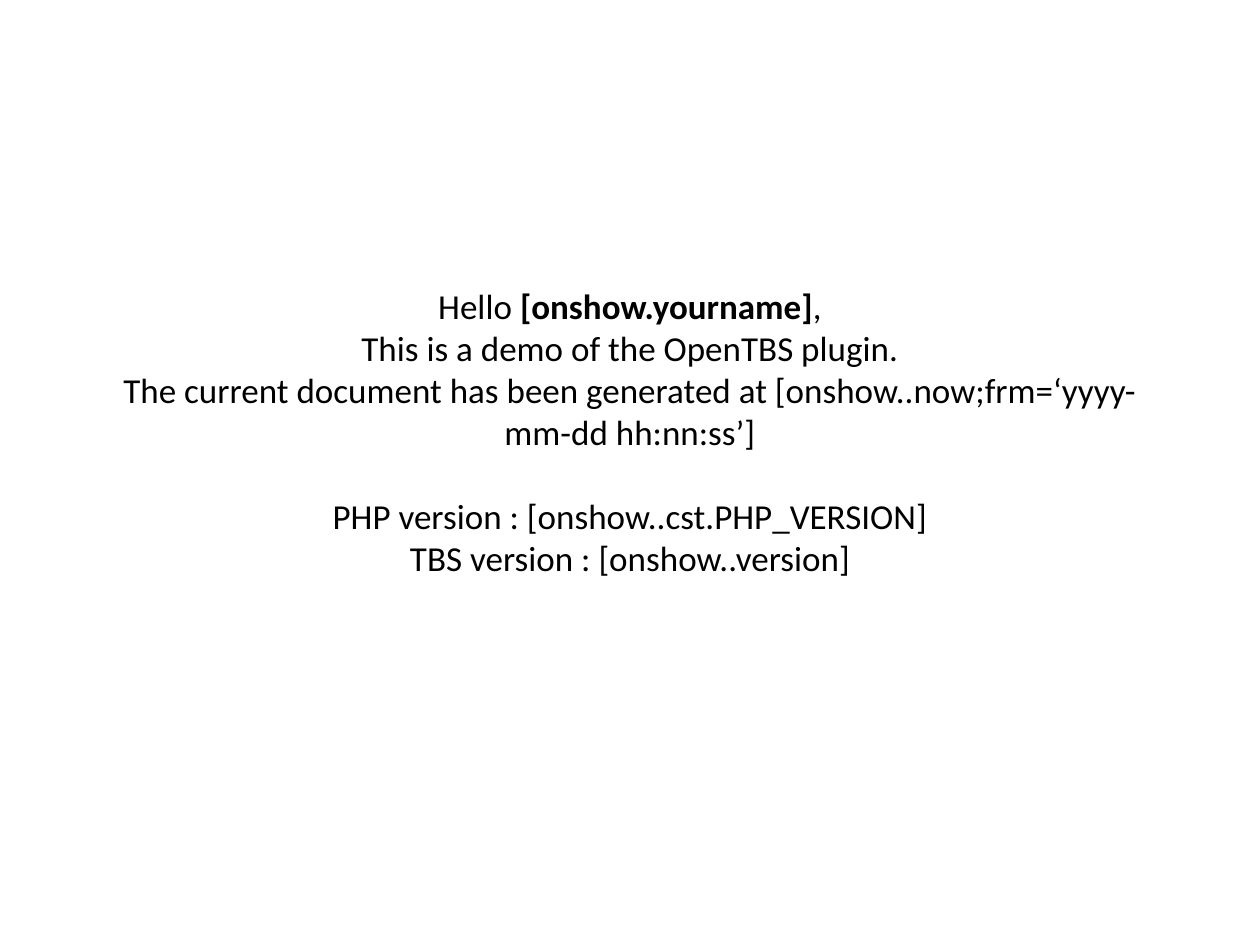
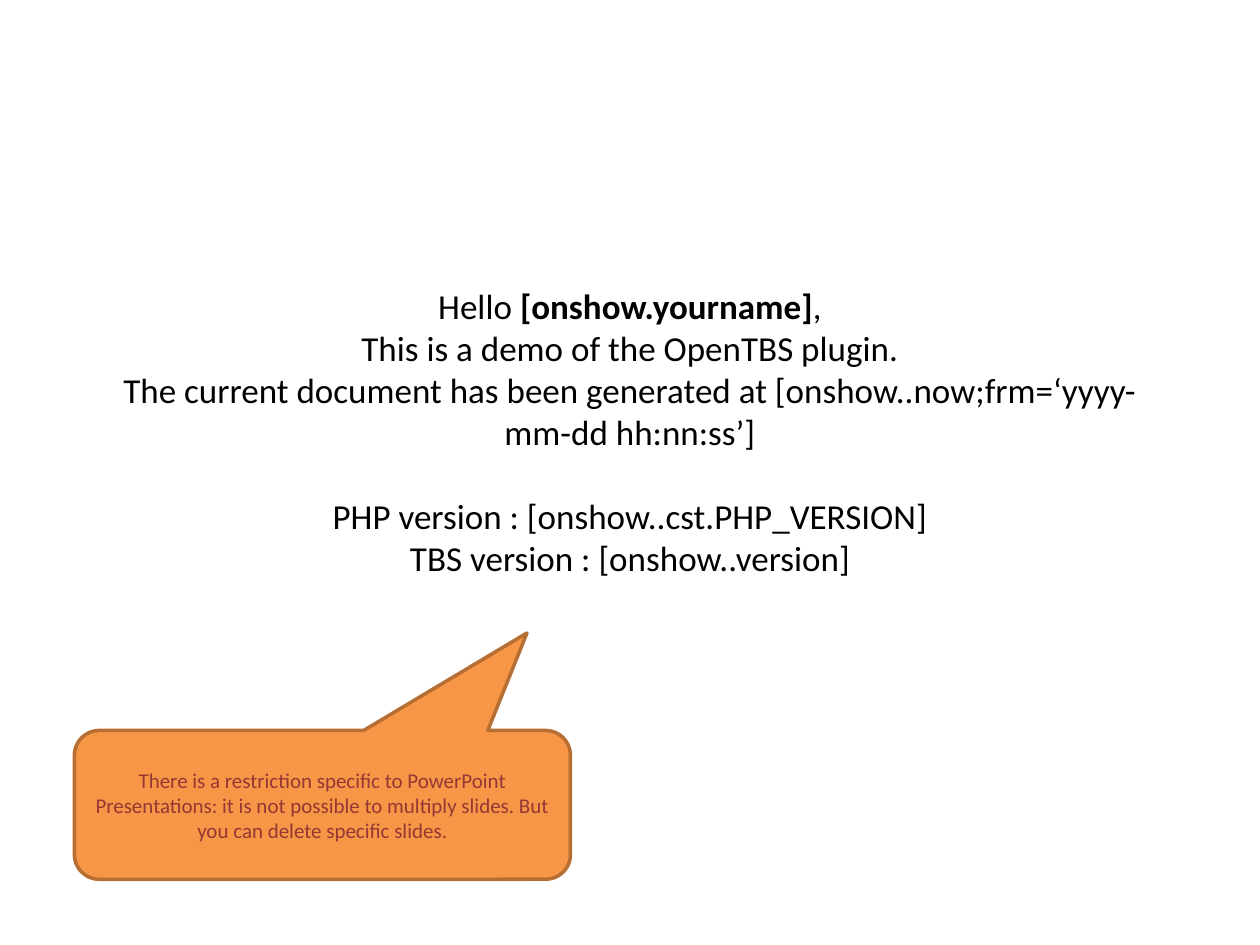
Before and after one commit to Skrol29/tinybutstrong, a slide deck: slide 1 of plugins/opentbs/demo/demo_ms_powerpoint.pptx. Drawn at 1260x945 pixels with LibreOffice and Linux fonts; fonts in the diff are those of the drawing. Boxes give left, top, right and bottom in pixels: in the first picture for what was removed or moved away, otherwise in the second. Text is boxed around its words. In the diff, an @@ line names an element or a change of style, - is before the commit and + after.

Commit message:
OpenTBS: slide operations for ODP too.

```diff
--- a/plugins/opentbs/demo/demo_ms_powerpoint.pptx
+++ b/plugins/opentbs/demo/demo_ms_powerpoint.pptx
@@ rounded speech box added at <box>74,731,571,879</box>, fill #F79646, outline #B76F34 2 pt, 12 pt, text #953735 @@
+There is a restriction specific to PowerPoint Presentations: it is not possible to multiply slides. But you can delete specific slides.
```
Also in this commit, not shown: 2 other slides changed, 8 other files.
